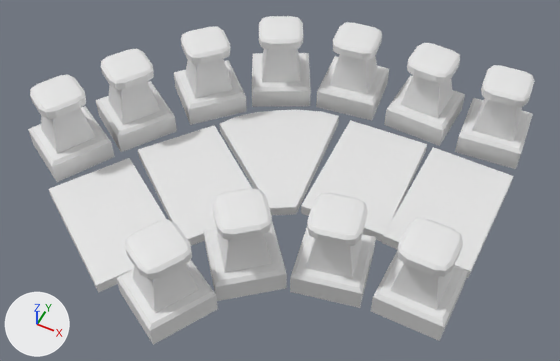
What one commit did to the FBX model Assets/Prefabs/Hex Tiles/Components/HEX_Decorations_Road_60.fbx.
Before and after are seen from a 50 mm lens placed at (2.64, -5.28, 7.06), pointed at (0.33, -0.66, 1.29). Every picture has the same lights, and +X, +Y and +Z are marked at lower left. Where no turn or scale is listed for an object, it has been applied to the vertices.
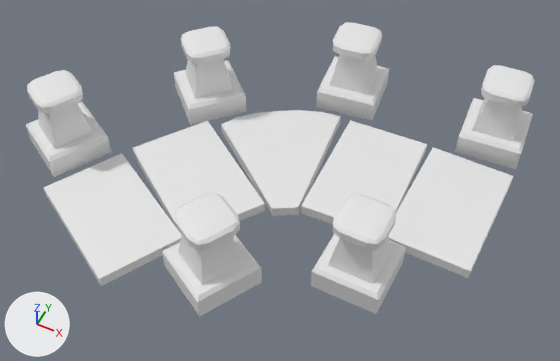
Where the newer file only moved an object's origin or applied its transform, the numbers keep the older frame.

The change, as a diff of the scene's bpy script:
```diff
--- a/Assets/Prefabs/Hex Tiles/Components/HEX_Decorations_Road_60.fbx.py
+++ b/Assets/Prefabs/Hex Tiles/Components/HEX_Decorations_Road_60.fbx.py
@@ me_cube_015 @@
 me_cube_015.from_pydata(...)  # 76 vertices, 74 faces; spans x 1.674..2.341, y -1.523..-0.856, z 0.0..0.86
+# me_cube_015 part 5: the whole mesh is moved by (-0.597, 0.005, 0.047)
 me_cube_015.materials.append(mat_roadsegment)
@@ me_cube_031 @@
 me_cube_031.from_pydata(...)  # 76 vertices, 74 faces; spans x -0.464..0.431, y -2.677..-1.782, z 0.0..0.86
+# me_cube_031 part 2: the whole mesh is moved by (0.247, 0.388, 0.124)
 me_cube_031.materials.append(mat_roadsegment)
@@ me_cube_035 @@
 me_cube_035.from_pydata(...)  # 76 vertices, 74 faces; spans x -2.39..-1.495, y -1.514..-0.619, z 0.0..0.86
+# me_cube_035 part 4: the whole mesh is moved by (-0.061, 0.036, 0.055)
 me_cube_035.materials.append(mat_roadsegment)
@@ me_cube_030 @@
 me_cube_030.from_pydata(...)  # 8 vertices, 6 faces; spans x -116.0..84.0, y -100.0..100.0, z -540.0..-340.0
 # used by ob_cube_004; location = (0.0, 0.0, 1.045); rotation_euler = (1.571, 0.0, -0.589), in degrees (90, 0, -34); scale = (-0.00677, -0.000585, -0.00441)
-me_cube_030.vertices[0].co = (-116.0, -100.0, -340.0)
-me_cube_030.vertices[1].co = (-116.0, 100.0, -340.0)
-me_cube_030.vertices[2].co = (-116.0, -100.0, -540.0)  # pixel (96, 285)
-me_cube_030.vertices[3].co = (-116.0, 100.0, -540.0)  # pixel (98, 292)
-me_cube_030.vertices[4].co = (84.0, -100.0, -340.0)  # pixel (129, 157)
-me_cube_030.vertices[5].co = (84.0, 100.0, -340.0)
-me_cube_030.vertices[6].co = (84.0, -100.0, -540.0)  # pixel (48, 188)
-me_cube_030.vertices[7].co = (84.0, 100.0, -540.0)  # pixel (51, 196)
+# me_cube_030 part 3
+me_cube_030.vertices[0].co = (-99.0, -98.0, -330.0)
+me_cube_030.vertices[1].co = (-99.0, 102.0, -330.0)
+me_cube_030.vertices[2].co = (-107.0, -94.0, -529.0)  # pixel (98, 278)
+me_cube_030.vertices[3].co = (-107.0, 106.0, -529.0)  # pixel (101, 286)
+me_cube_030.vertices[4].co = (101.0, -87.0, -349.0)  # pixel (121, 153)
+me_cube_030.vertices[5].co = (101.0, 113.0, -349.0)
+me_cube_030.vertices[6].co = (92.0, -82.0, -549.0)  # pixel (43, 187)
+me_cube_030.vertices[7].co = (92.0, 118.0, -549.0)  # pixel (45, 195)
 me_cube_030.materials.append(mat_roadsegment)
@@ me_cube_029 @@
 me_cube_029.from_pydata(...)  # 8 vertices, 6 faces; spans x -121.0..79.0, y -100.0..100.0, z -323.0..-123.0
 # used by ob_cube_012; location = (0.0, 0.0, 1.045); rotation_euler = (1.571, 0.0, -0.666), in degrees (90, 0, -38); scale = (-0.00677, -0.000585, -0.00441)
-me_cube_029.vertices[0].co = (-121.0, -100.0, -123.0)
-me_cube_029.vertices[1].co = (-121.0, 100.0, -123.0)
-me_cube_029.vertices[2].co = (-121.0, -100.0, -323.0)
-me_cube_029.vertices[3].co = (-121.0, 100.0, -323.0)
-me_cube_029.vertices[4].co = (79.0, -100.0, -123.0)  # pixel (214, 125)
-me_cube_029.vertices[5].co = (79.0, 100.0, -123.0)
-me_cube_029.vertices[6].co = (79.0, -100.0, -323.0)  # pixel (137, 149)
-me_cube_029.vertices[7].co = (79.0, 100.0, -323.0)  # pixel (139, 157)
+# me_cube_029 part 1
+me_cube_029.vertices[0].co = (-111.0, -144.0, -118.0)  # pixel (264, 203)
+me_cube_029.vertices[1].co = (-111.0, 56.0, -118.0)  # pixel (264, 210)
+me_cube_029.vertices[2].co = (-118.0, -144.0, -317.0)
+me_cube_029.vertices[3].co = (-118.0, 56.0, -317.0)
+me_cube_029.vertices[4].co = (89.0, -144.0, -134.0)  # pixel (207, 120)
+me_cube_029.vertices[5].co = (89.0, 56.0, -134.0)
+me_cube_029.vertices[6].co = (82.0, -144.0, -334.0)  # pixel (132, 147)
+me_cube_029.vertices[7].co = (82.0, 56.0, -334.0)  # pixel (133, 155)
 me_cube_029.materials.append(mat_roadsegment)
@@ ob_cube_011 @@
-ob_cube_011 = bpy.data.objects.new('Cube.011', me_cube_028)
@@ ob_cube_010 @@
 ob_cube_010 = bpy.data.objects.new('Cube.010', me_cube_015)
-ob_cube_010.location = (0.0, 0.0, 1.045)
+ob_cube_010.location = (0.0, 0.0, 1.0)
@@ ob_cube_013 @@
 ob_cube_013 = bpy.data.objects.new('Cube.013', me_cube_031)
-ob_cube_013.location = (0.0, 0.0, 1.045)
+ob_cube_013.location = (0.0, 0.0, 1.0)
@@ ob_cube_005 @@
-ob_cube_005 = bpy.data.objects.new('Cube.005', me_cube_033)
@@ ob_cube_014 @@
 ob_cube_014 = bpy.data.objects.new('Cube.014', me_cube_035)
-ob_cube_014.location = (0.0, 0.0, 1.045)
+ob_cube_014.location = (0.0, 0.0, 1.0)
@@ ob_cube_000 @@
 ob_cube_000 = bpy.data.objects.new('Cube.000', me_cube_024)
-ob_cube_000.location = (0.0, 0.0, 1.045)
+ob_cube_000.location = (0.0, 0.0, 1.0)
 ob_cube_000.rotation_euler = (1.571, 0.0, -1.047)  # degrees (90, 0, -60)
@@ ob_cube_007 @@
-ob_cube_007 = bpy.data.objects.new('Cube.007', me_cube_022)
@@ ob_cube_001 @@
-ob_cube_001 = bpy.data.objects.new('Cube.001', me_cube_021)
@@ ob_cube_003 @@
-ob_cube_003 = bpy.data.objects.new('Cube.003', me_cube_027)
```

Boxes [x1, y1, x2, y2] around the edits, measured in the pictures (560 x 361 px):
'Cube.010', moved: before [371, 218, 468, 341]; after [311, 194, 406, 314]
'Cube.013', moved: before [116, 220, 218, 345]; after [162, 193, 262, 316]
'Cube.004', reshaped: before [49, 158, 167, 293]; after [44, 153, 182, 286]
'Cube.012', reshaped: before [138, 125, 252, 246]; after [132, 121, 265, 234]
'Cube.000', moved: before [220, 110, 339, 215]; after [221, 110, 341, 216]
'Cube.007', deleted: before [290, 193, 376, 308]
'Cube.011', deleted: before [204, 188, 287, 301]
'Cube.014', moved: before [28, 74, 115, 182]; after [26, 70, 112, 177]
'Cube.003', deleted: before [96, 48, 177, 152]
'Cube.001', deleted: before [384, 43, 465, 146]
'Cube.005', deleted: before [252, 16, 311, 107]
